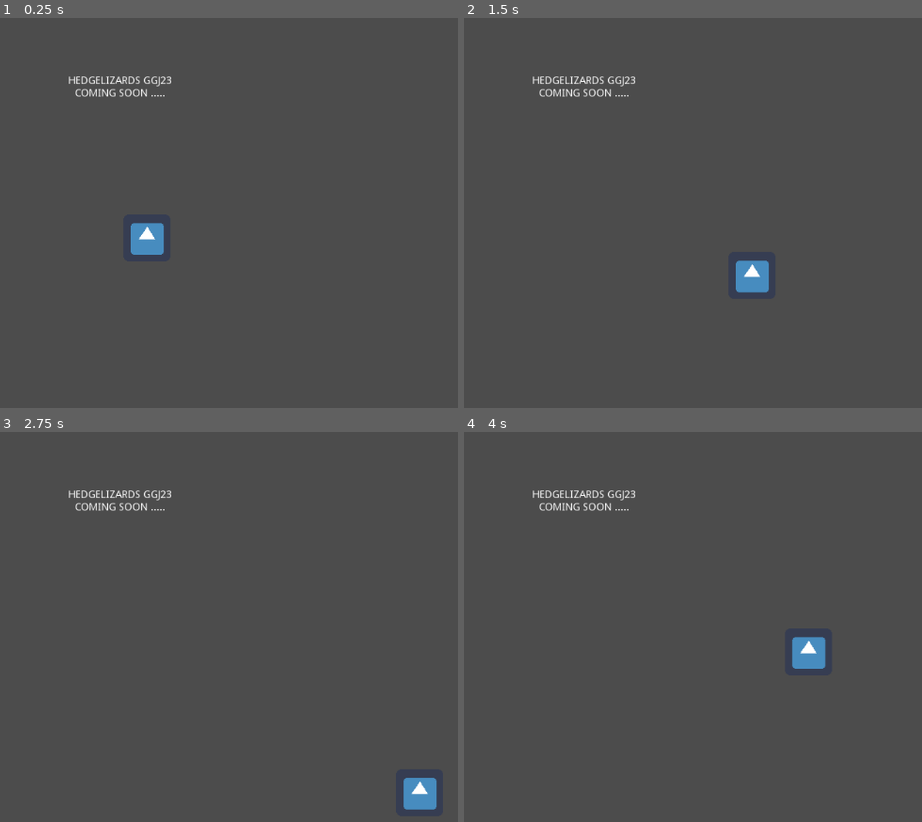
Above: before the commit, frames 1-4 (two rows, left to right).
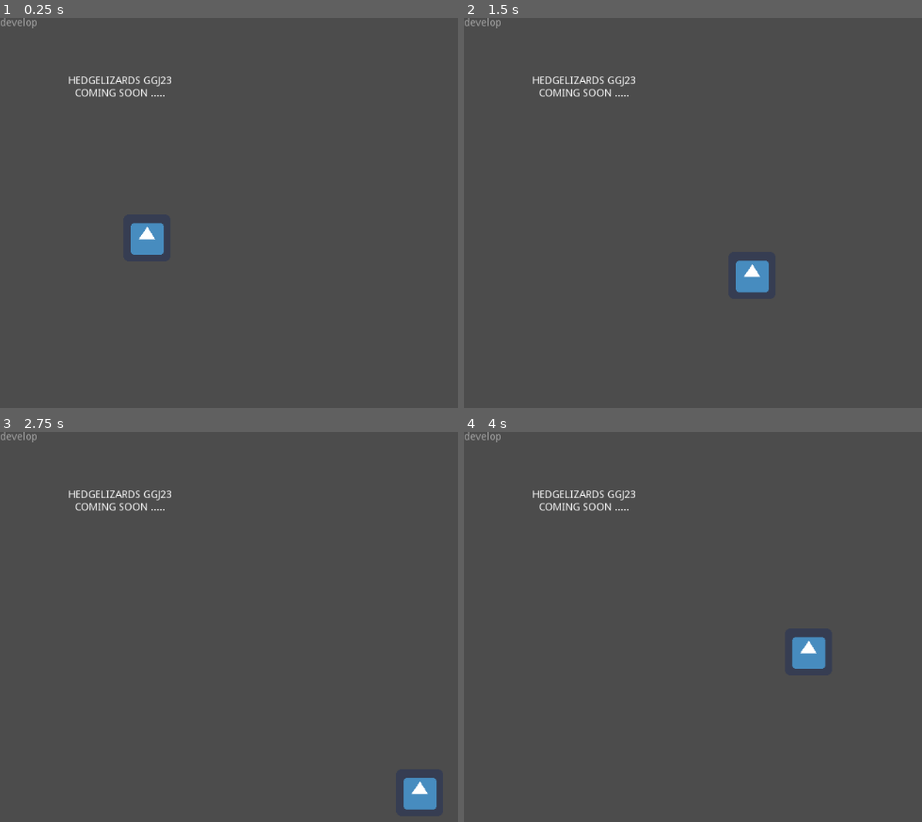
Above: after the commit, the same moments.

Repository: HedgeLizards/GGJ23
Game: Godot game, scene res://scenes/World.tscn
Two runs of this game, one before a commit and one after it. Both use one fixed random seed, a clock stepped at 60 frames per second and the inputs below. The engine's default icon, where the game draws it, is replaced by a stand-in: a white triangle on a blue panel in a dark square.
Inputs:
- Up to frame 1 (0.25 s): no input
- Up to frame 2 (1.5 s): tap Enter at 0.5 s; hold D (right) 0.53-1.28 s; hold S (down) from 1.28 s (still down)
- Up to frame 3 (2.75 s): release S (down) at 2.03 s; hold D (right) from 2.03 s (still down)
- Up to frame 4 (4 s): release D (right) at 2.78 s; hold W (up) 2.78-3.53 s; hold A (left) from 3.53 s (still down)

The runs differ from the first frame. In frame 1, less than 0.1% of the frame differs, in the area x 0-9%, y 0-3%; in frame 2, less than 0.1%; in frame 3, less than 0.1%; in frame 4, less than 0.1%.

Commit message:
show version in game

Diff:
--- /dev/null
+++ b/scenes/VersionTag.tscn
@@ -0,0 +1,9 @@
+[gd_scene load_steps=2 format=2]
+
+[ext_resource path="res://scripts/version.gd" type="Script" id=1]
+
+[node name="VersionTag" type="Label"]
+margin_bottom = 14.0
+text = "version"
+valign = 2
+script = ExtResource( 1 )
--- a/scenes/World.tscn
+++ b/scenes/World.tscn
@@ -1,6 +1,7 @@
-[gd_scene load_steps=2 format=2]
+[gd_scene load_steps=3 format=2]
 
 [ext_resource path="res://scenes/Player.tscn" type="PackedScene" id=1]
+[ext_resource path="res://scenes/VersionTag.tscn" type="PackedScene" id=2]
 
 [node name="World" type="Node2D"]
 
@@ -16,3 +17,5 @@
 align = 1
 valign = 1
 uppercase = true
+
+[node name="VersionTag" parent="." instance=ExtResource( 2 )]
--- /dev/null
+++ b/scripts/version.gd
@@ -0,0 +1,11 @@
+extends Label
+
+
+const version_file = "res://version.txt"
+
+func _ready():
+	var file = File.new()
+	file.open(version_file, File.READ)
+	text = file.get_line()
+	file.close()
+	modulate.a = 0.5
Not shown, added: version.txt
Not shown, changed: .github/workflows/export_godot_files.yml
